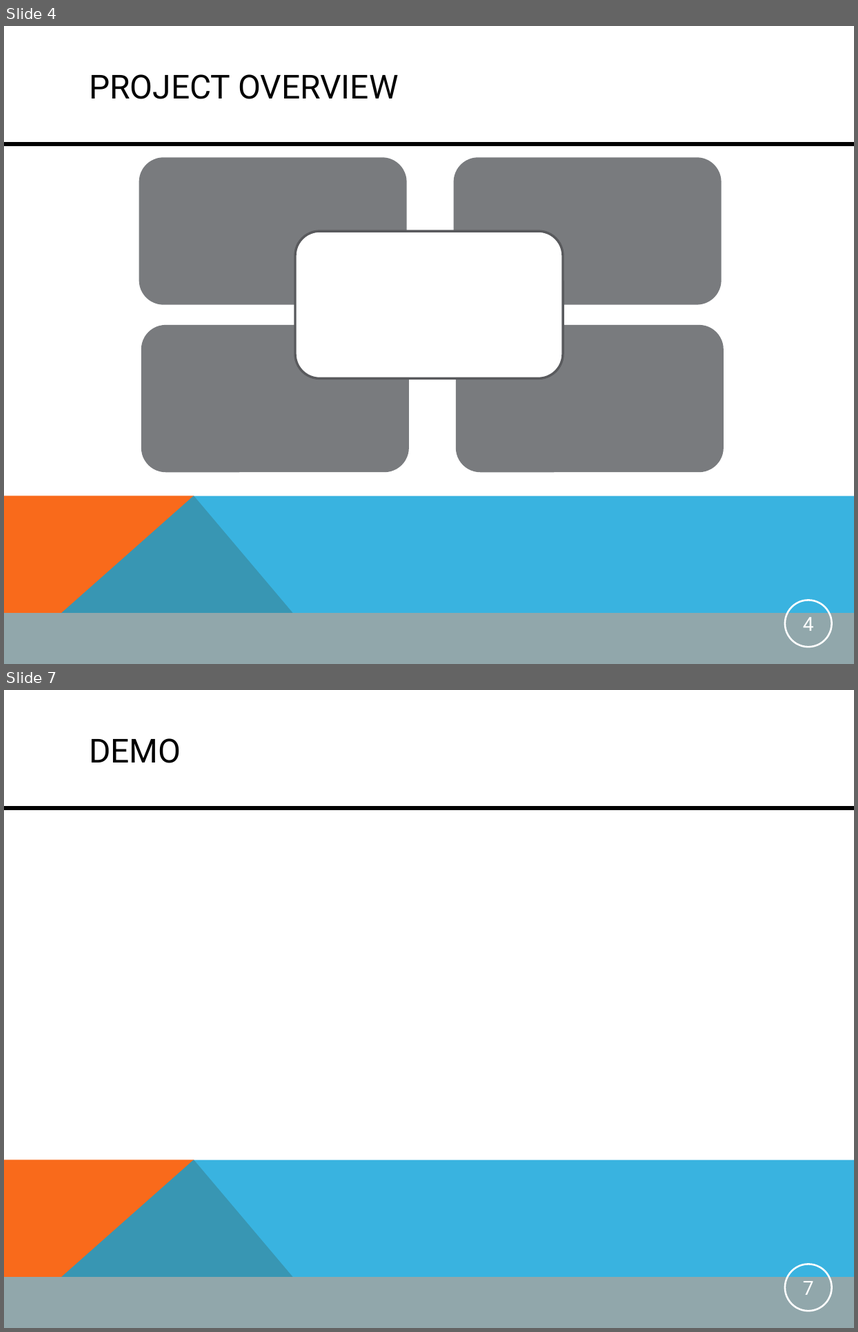
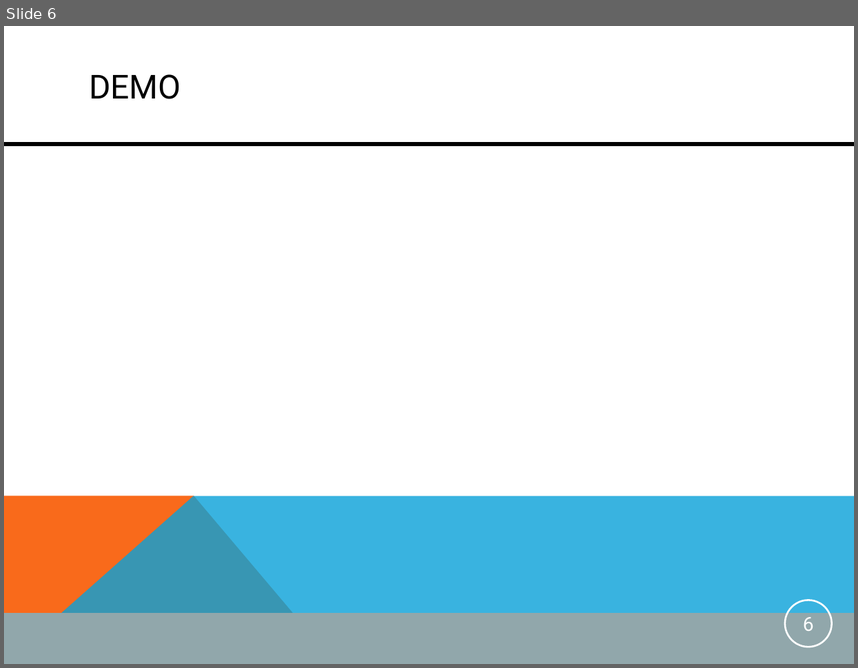
Before and after one commit to mdger/UGNM_Instantmessaging, a slide deck: UGNM_Instantmessaging/doc/PresentationIM.pptx. Shown one above the other, each under a label of ours: slides 4 and 7 before the commit, slide 6 after it; the slides between them are not shown. The pictures are 858x1332 and 858x668 pixels, drawn with LibreOffice and Linux fonts; fonts in the diff are those of the drawing. Boxes give left, top, right and bottom in pixels: in the first picture for what was removed or moved away, otherwise in the second. Text is boxed around its words. In the diff, an @@ line names an element or a change of style, - is before the commit and + after.

```diff
--- a/UGNM_Instantmessaging/doc/PresentationIM.pptx
+++ b/UGNM_Instantmessaging/doc/PresentationIM.pptx
@@ slide 4 removed at box(4, 26, 854, 664), background #FFFFFF; not listed: 4 template elements that a slide beside it also shows @@
@@ title removed at box(89, 74, 398, 99) @@
-PROJECT OVERVIEW
@@ rounded rectangle removed at box(139, 158, 407, 305) @@
@@ rounded rectangle removed at box(454, 158, 722, 305) @@
@@ rounded rectangle removed at box(296, 231, 564, 378) @@
@@ rounded rectangle removed at box(141, 324, 408, 472) @@
@@ rounded rectangle removed at box(455, 324, 723, 472) @@
@@ page number removed at box(785, 600, 832, 646) @@
-4
@@ what was slide 7 is now slide 6 @@
@@ page number at box(803, 617, 814, 630): text changed @@
-7
+6
```
Also in this commit, not shown: 3 slides changed, 2 slides added, 2 other slides removed.
